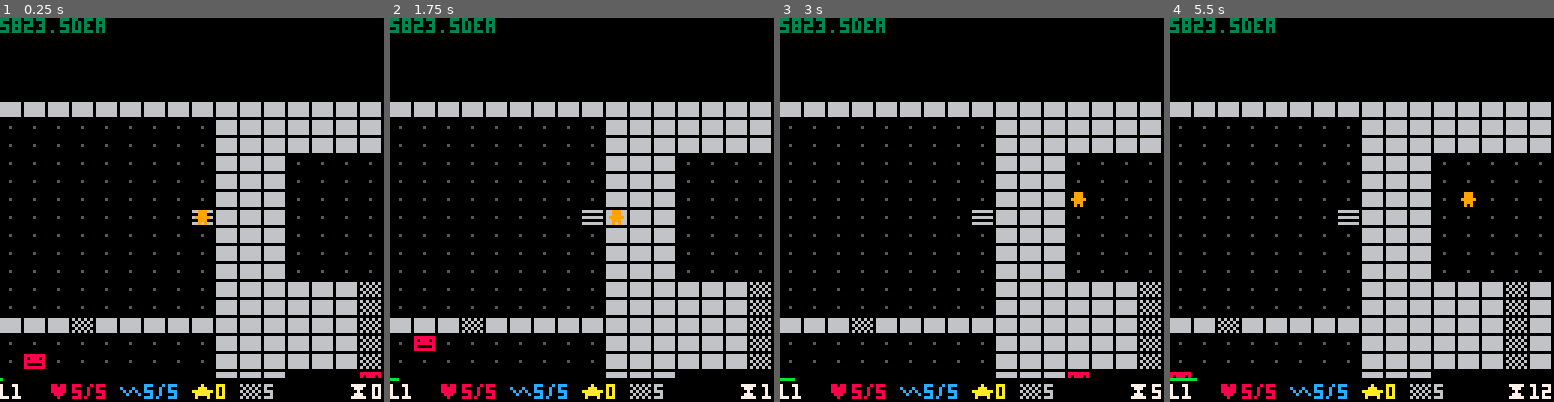
Above: before the commit, frames 1-4 (left to right).
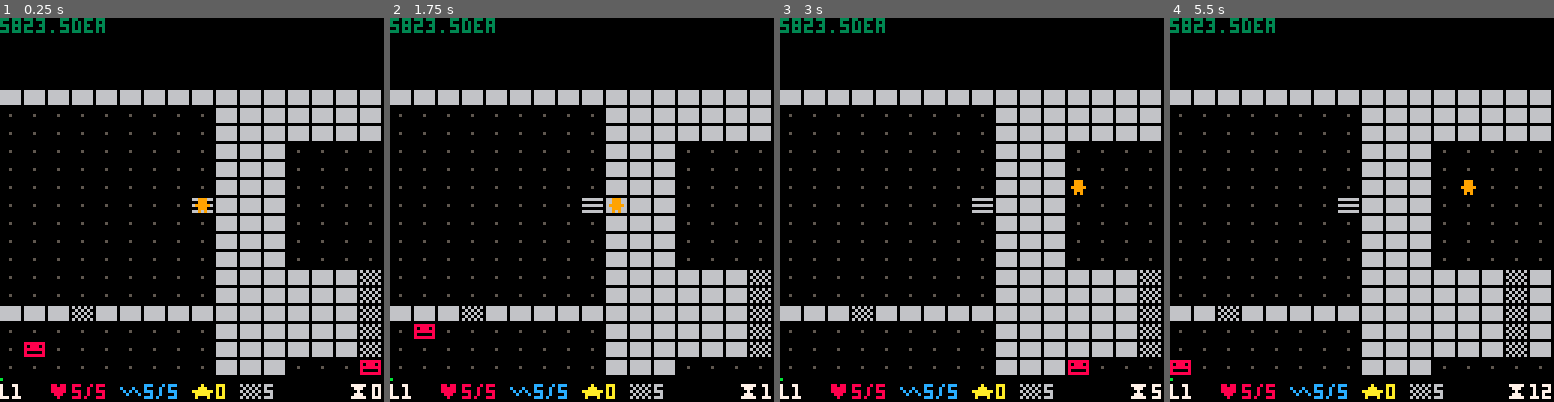
Above: after the commit, the same moments.

Repository: tobiasvl/pico-rl
Game: PICO-8 cartridge rogue.p8
The game is run twice, just before and just after one commit, with the same random seed, the same clock (stepped at 60 frames per second) and the same inputs.
Inputs:
- Up to frame 1 (0.25 s): no input
- Up to frame 2 (1.75 s): tap X (X key) at 0.33, 1.07 s; tap O (Z key) at 0.7, 1.7 s; hold Right from 1.6 s (still down)
- Up to frame 3 (3 s): tap X (X key) at 1.85, 2.97 s; release Right at 2.1 s; tap O (Z key) at 2.1, 2.5, 2.9 s; hold Up 2.15-2.42 s; hold Right from 2.47 s (still down)
- Up to frame 4 (5.5 s): release Right at 3.03 s; hold Left 3.08-3.58 s; tap O (Z key) every 0.4 s from 3.3 to 5.3 s; hold Down 3.63-3.97 s; hold Right 4.02-4.68 s; tap X (X key) at 4.08, 5.2 s; hold Up 4.73-5.03 s; hold Left from 5.08 s (still down)

The runs differ from the first frame. In frame 1, 17% of the frame differs, in the area x 0-100%, y 18-94%; in frame 2, 17%; in frame 3, 17%; in frame 4, 17%, in the area x 0-100%, y 18-95%.

Commit message:
Small fixes

Diff:
--- a/rogue.p8
+++ b/rogue.p8
@@ -53,7 +53,7 @@
   }))
  end
 
- cam={x=-player.x*w+64,y=-player.y*h+64}
+ cam={x=-player.x*w+64,y=-player.y*h+60}
 
  dirs={
   {-1,0},
@@ -151,7 +151,7 @@
   for y=1,gh do
     for x=1,gw do
       if not grid[y][x].connected then
-        printh("STILL UNCONNECTED: "..x..","..y)
+        printh("still unconnected: "..x..","..y)
       end
     end
   end
@@ -265,12 +265,11 @@
  local move=btnp()
  if move>0 and move<15 then
   t+=1
+  radio+=0.05
   for m in all(mobs) do
    m:move(move)
   end
  end
-
- radio+=0.05
 
  --scroll
  if (player.x+cam.x/w>13) cam.x-=w
